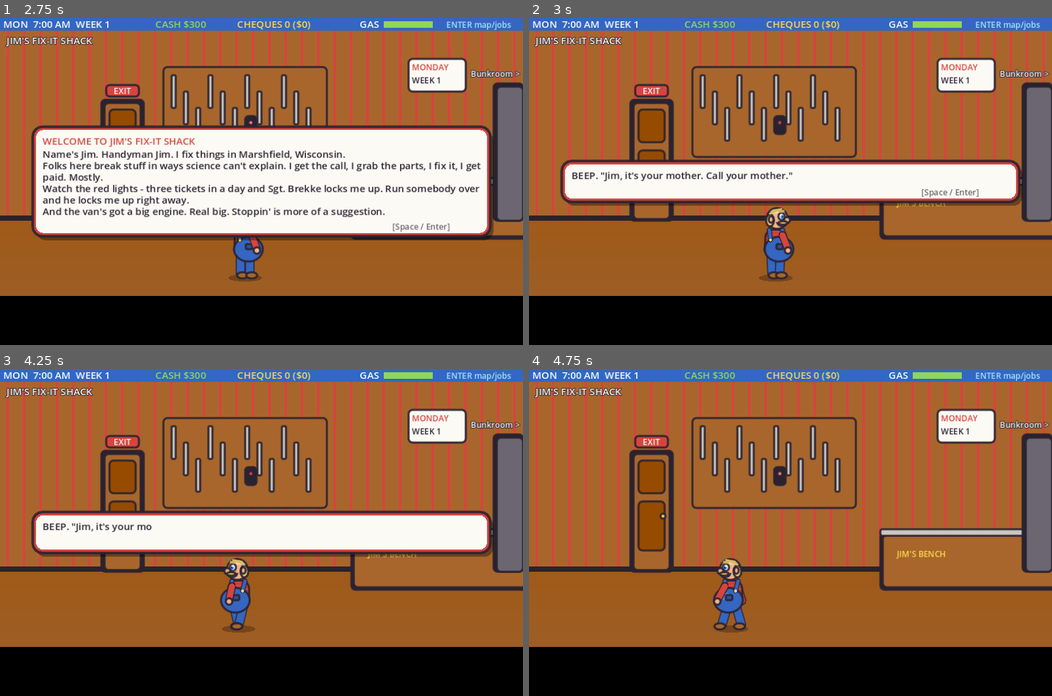
Above: before the commit, frames 1-4 (two rows, left to right).
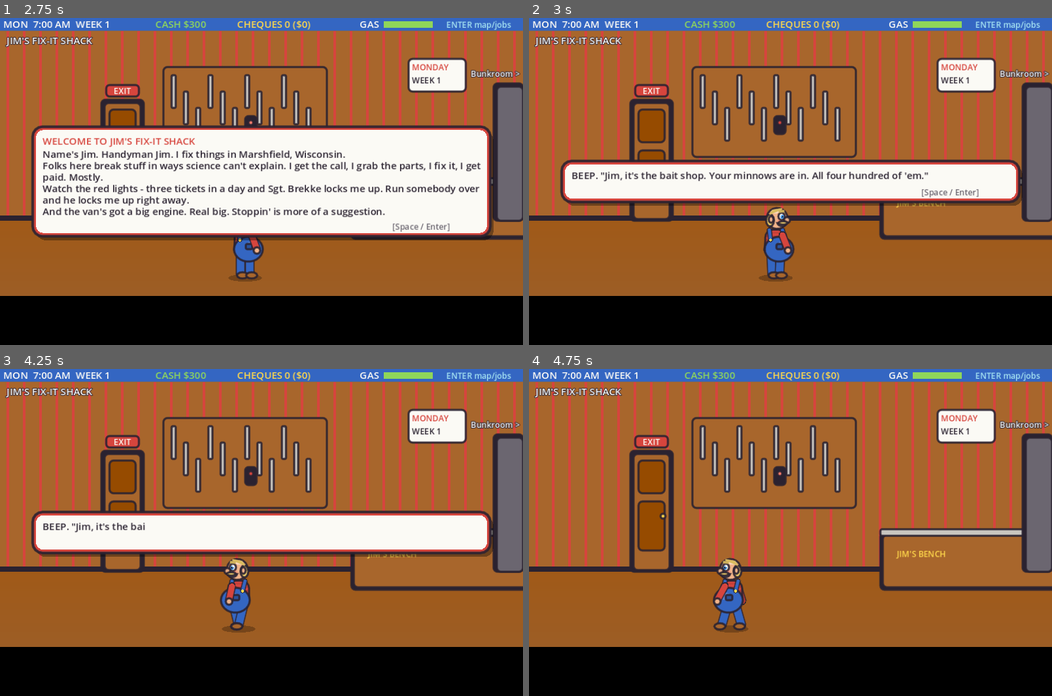
Above: after the commit, the same moments.

Repository: david-brandt-the-icelander/retro-games
Game: Godot game, scene res://main.tscn
The game is run twice, just before and just after one commit, with the same random seed, the same clock (stepped at 60 frames per second) and the same inputs.
Inputs (mouse positions are in pixels of both pictures, inside the frame that each line leads up to):
- Up to frame 1 (2.75 s): tap Enter (map) at 0.5 s; move the mouse to (376, 165) at 0.52 s; hold D (right) 0.53-1.28 s; tap Space (act) at 0.6, 2.1 s; click (376, 165) at 0.67 s; move the mouse to (156, 197) at 1.27 s; hold S (down) 1.28-2.03 s; tap Keypad Enter at 1.35 s; move the mouse to (313, 109) at 2.02 s; hold D (right) from 2.03 s (still down)
- Up to frame 2 (3 s): tap Space (act) at 2.75 s; move the mouse to (764, 246) at 2.77 s; release D (right) at 2.78 s; hold W (up) from 2.78 s (still down); tap Keypad Enter at 2.85 s; click (764, 246) at 2.92 s
- Up to frame 3 (4.25 s): tap Enter (map) at 3.5 s; move the mouse to (418, 581) at 3.52 s; release W (up) at 3.53 s; hold A (left) from 3.53 s (still down); tap Space (act) at 3.6 s
- Up to frame 4 (4.75 s): keep holding A (left); tap Space (act) at 4.25 s; move the mouse to (633, 483) at 4.27 s; tap Keypad Enter at 4.35 s

Frame 1 is identical in both runs. In frame 2, 0.7% of the frame differs, in the area x 21-77%, y 47-50%; in frame 3, 0.1%; in frame 4, nothing differs.

Commit message:
Handyman Jim: no Jan, no Dale, no mention of Jim's parents
- Brenda's husband in the bowling-trophy call is now Norm, and the
  turkey-fryer customer is now Lonnie Schmitt.
- The answering machine's message from Jim's mother is replaced by the
  bait shop calling about his minnows.
- The flow test scans every script for "Jan", "Dale", mother, father,
  mom, dad and parent(s), and fails on any match (30 checks).

Co-Authored-By: Claude Opus 5.5 <noreply@anthropic.com>
Claude-Session: https://claude.ai/code/session_015ZiMTKvVLLTTSvnC5V5VcZ

Diff:
--- a/games/handyman-jim/scripts/data.gd
+++ b/games/handyman-jim/scripts/data.gd
@@ -65,21 +65,21 @@
 # cheque = chance they pay by cheque; bounce = chance that cheque bounces.
 const JOBS := [
 	{"customer": "Brenda Kowalski", "room": "Bathroom", "prob": "toilet",
-		"call": ["Jim! It's Brenda. Dale bowled a 112 and blamed the ball.",
+		"call": ["Jim! It's Brenda. Norm bowled a 112 and blamed the ball.",
 			"So I flushed his bowling trophy to teach him a lesson.",
 			"Now the toilet's a geyser and the cat's on the ceiling fan."],
 		"jim": "Well heck, Brenda. Don't flush nothin' else. On my way.",
 		"mats": {"wax_ring": 1, "auger": 1, "plunger": 1},
 		"pay": 160, "deadline": 90, "cheque": 0.3, "bounce": 0.1,
-		"fix": "You fish out a trophy reading 'WORLD'S OKAYEST BOWLER'. Dale weeps."},
-	{"customer": "Dale Schmitt", "room": "Living Room", "prob": "ceiling_hole",
-		"call": ["Jimmy, it's Dale. Quick question. Hypothetically.",
+		"fix": "You fish out a trophy reading 'WORLD'S OKAYEST BOWLER'. Norm weeps."},
+	{"customer": "Lonnie Schmitt", "room": "Living Room", "prob": "ceiling_hole",
+		"call": ["Jimmy, it's Lonnie. Quick question. Hypothetically.",
 			"If a fella deep-fried a turkey in the living room...",
 			"...and the turkey went UP. Through the ceiling. Is that bad?"],
-		"jim": "Dale, the fryer goes OUTSIDE. We talked about this. Twice.",
+		"jim": "Lonnie, the fryer goes OUTSIDE. We talked about this. Twice.",
 		"mats": {"drywall": 2, "mud": 1, "paint": 1},
 		"pay": 240, "deadline": 120, "cheque": 0.6, "bounce": 0.35,
-		"fix": "You patch the hole. The turkey is still in the attic. Dale says leave it."},
+		"fix": "You patch the hole. The turkey is still in the attic. Lonnie says leave it."},
 	{"customer": "Verna Zastrow", "room": "Basement", "prob": "critter",
 		"call": ["Hello dear, this is Verna. I've been feeding a raccoon.",
 			"I named him Pickles. Pickles moved into my furnace.",
--- a/games/handyman-jim/scripts/room_view.gd
+++ b/games/handyman-jim/scripts/room_view.gd
@@ -302,7 +302,7 @@
 	main.dialog.menu("WALK-IN CUSTOMERS (they pay half)", _b, _p)
 
 func _machine() -> void:
-	var msgs := ["BEEP. \"Jim, it's your mother. Call your mother.\"",
+	var msgs := ["BEEP. \"Jim, it's the bait shop. Your minnows are in. All four hundred of 'em.\"",
 		"BEEP. \"This is Lyle. Can I borrow the van? ...Jim? I already took the ladder.\"",
 		"BEEP. \"Hi, this is about your van's extended warranty—\" *you smash the button*"]
 	main.dialog.message([msgs[Game.rng.randi_range(0, msgs.size() - 1)]])
--- a/games/handyman-jim/tests/flow.gd
+++ b/games/handyman-jim/tests/flow.gd
@@ -170,6 +170,15 @@
 	m.dialog.message(["You knock on the door.", "Gus: \"Ope.\"", "*SLAM*"])
 	check(m.dialog._voices == [Sfx.NARRATOR, "Gus", ""], "narration and speech are voiced, sound effects are not (%s)" % str(m.dialog._voices))
 	m.dialog._close()
+	# the names Jan and Dale are not used, and Jim's parents are never mentioned
+	var banned := RegEx.create_from_string("(?i)\\b(jan|dale|mother|father|mom|dad|parents?)\\b")
+	var hits := []
+	for f in DirAccess.get_files_at("res://scripts"):
+		if f.ends_with(".gd"):
+			var text := FileAccess.get_file_as_string("res://scripts/" + f)
+			for mt in banned.search_all(text):
+				hits.append("%s: %s" % [f, mt.get_string()])
+	check(hits.is_empty(), "no Jan, no Dale, no parents %s" % str(hits))
 	# the only controls are WASD, Space and Enter
 	var allowed := [KEY_W, KEY_A, KEY_S, KEY_D, KEY_SPACE, KEY_ENTER, KEY_KP_ENTER]
 	var stray := []
